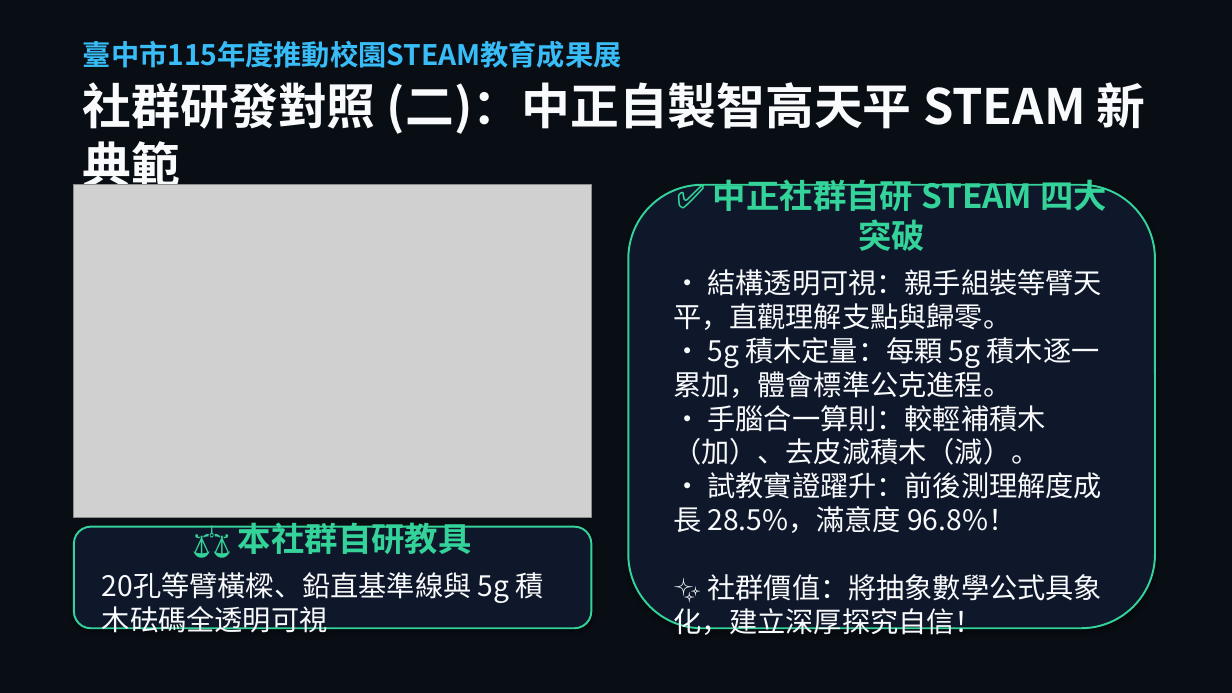
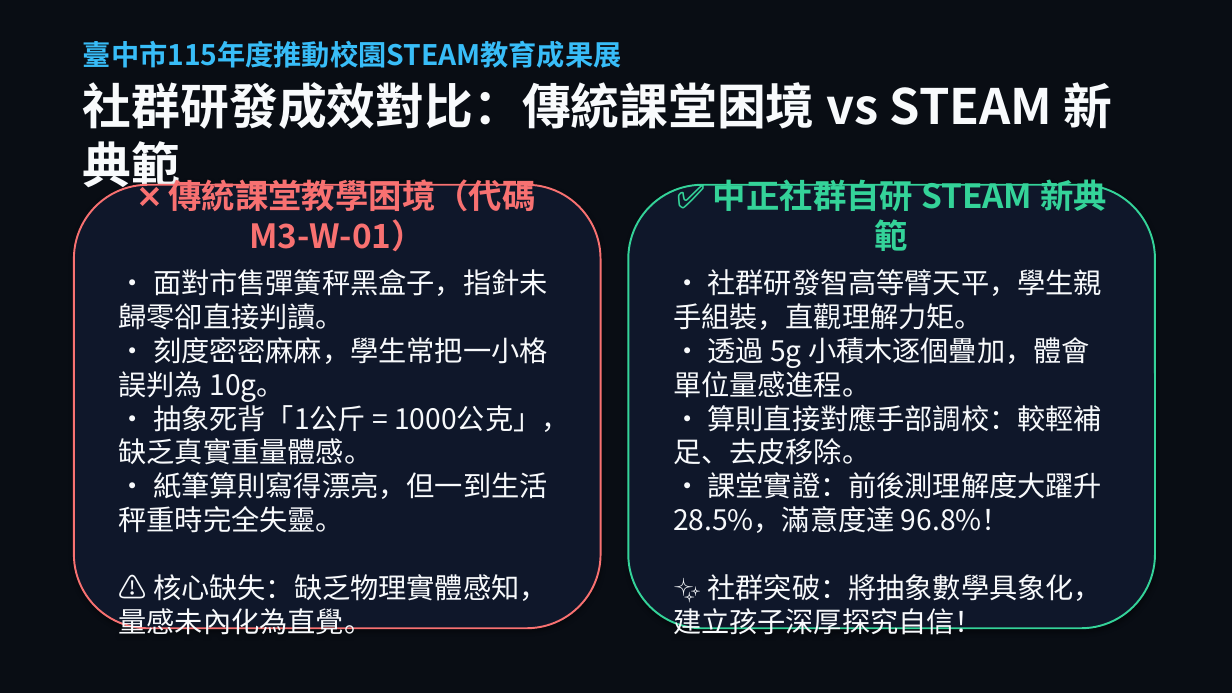
Before and after one commit to asc103138/steam-community-docs, a slide deck: slide 13 of 成果展繳交資料/臺中市梧棲區中正國小_STEAM成果展_5分鐘現場分享會簡報.pptx (slide 14 before the commit). Drawn at 1232x693 pixels with LibreOffice and Linux fonts; fonts in the diff are those of the drawing; grey boxes stand for pictures; background and template pictures are left out; a plain dark background stands for a picture behind light text. Boxes give left, top, right and bottom in pixels: in the first picture for what was removed or moved away, otherwise in the second. Text is boxed around its words. In the diff, an @@ line names an element or a change of style, - is before the commit and + after.

```diff
--- a/成果展繳交資料/臺中市梧棲區中正國小_STEAM成果展_5分鐘現場分享會簡報.pptx
+++ b/成果展繳交資料/臺中市梧棲區中正國小_STEAM成果展_5分鐘現場分享會簡報.pptx
@@ text at box(83, 82, 1113, 129): text changed @@
-社群研發對照 (二)：中正自製智高天平 STEAM 新典範
+社群研發成效對比：傳統課堂困境 vs STEAM 新典範
@@ text in rounded rectangle at box(673, 179, 1107, 635): text changed @@
-✅ 中正社群自研 STEAM 四大突破
-• 結構透明可視：親手組裝等臂天平，直觀理解支點與歸零。
-• 5g 積木定量：每顆 5g 積木逐一累加，體會標準公克進程。
-• 手腦合一算則：較輕補積木（加）、去皮減積木（減）。
-• 試教實證躍升：前後測理解度成長 28.5%，滿意度 96.8%！
-✨ 社群價值：將抽象數學公式具象化，建立深厚探究自信！
+✅ 中正社群自研 STEAM 新典範
+• 社群研發智高等臂天平，學生親手組裝，直觀理解力矩。
+• 透過 5g 小積木逐個疊加，體會單位量感進程。
+• 算則直接對應手部調校：較輕補足、去皮移除。
+• 課堂實證：前後測理解度大躍升 28.5%，滿意度達 96.8%！
+✨ 社群突破：將抽象數學具象化，建立孩子深厚探究自信！
@@ picture removed at box(74, 185, 592, 518) @@
@@ rounded rectangle added at box(74, 185, 601, 628), fill #0F172A, outline #F87171 1.5 pt, 22 pt, text #F8FAFC @@
+❌ 傳統課堂教學困境（代碼 M3-W-01）
+• 面對市售彈簧秤黑盒子，指針未歸零卻直接判讀。
+• 刻度密密麻麻，學生常把一小格誤判為 10g。
+• 抽象死背「1公斤 = 1000公克」，缺乏真實重量體感。
+• 紙筆算則寫得漂亮，但一到生活秤重時完全失靈。
+⚠️ 核心缺失：缺乏物理實體感知，量感未內化為直覺。
@@ rounded rectangle removed at box(74, 527, 592, 628) @@
-⚖️ 本社群自研教具
-20孔等臂橫樑、鉛直基準線與 5g 積木砝碼全透明可視
```
Also in this commit, not shown: 1 slide removed, 27 other files.
